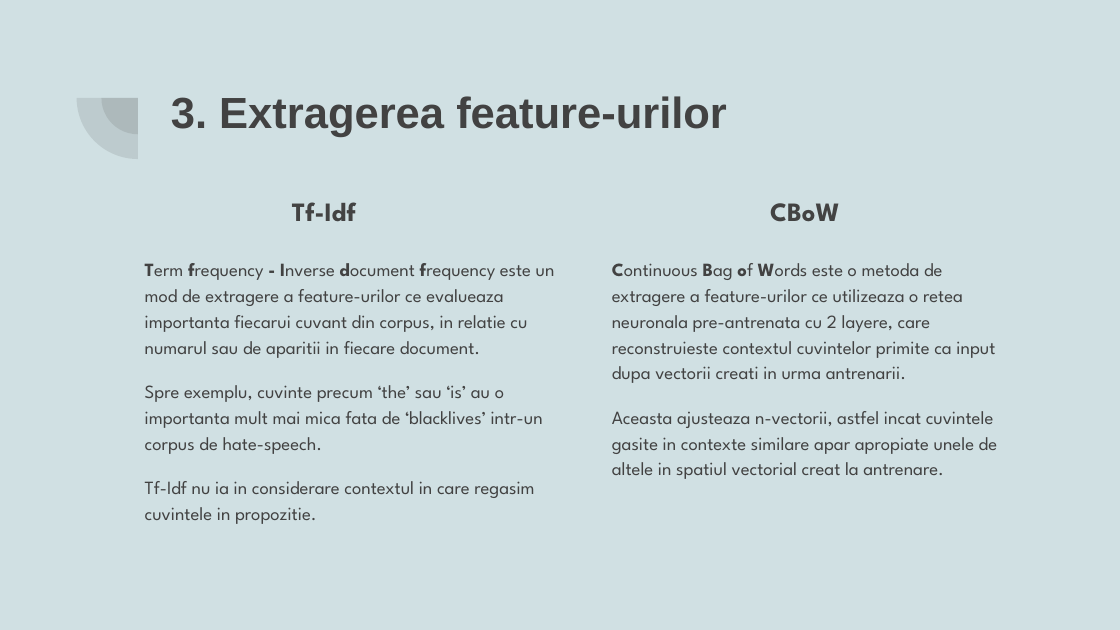
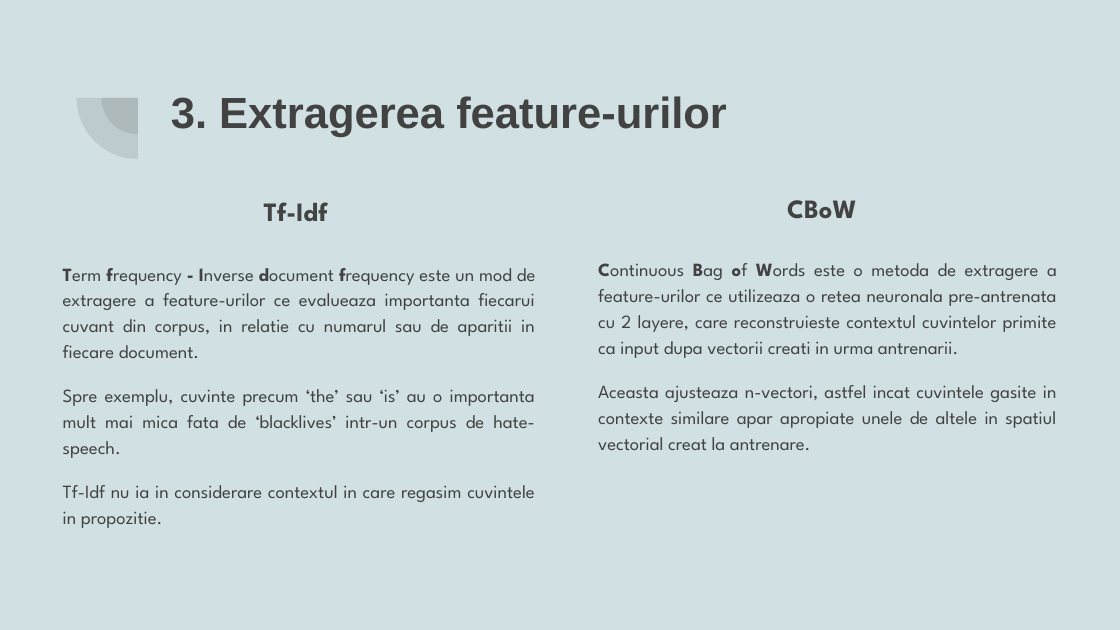
Before and after one commit to Cuciureanu-Dragos-Adrian/Foundations-of-NLP, a slide deck: slide 5 of Hate speech Analysis.pptx. Drawn at 1120x630 pixels with LibreOffice and Linux fonts; fonts in the diff are those of the drawing. Boxes give left, top, right and bottom in pixels: in the first picture for what was removed or moved away, otherwise in the second. Text is boxed around its words. In the diff, an @@ line names an element or a change of style, - is before the commit and + after.

```diff
--- a/Hate speech Analysis.pptx
+++ b/Hate speech Analysis.pptx
@@ text "Tf-Idf": place and size @@
-text "Tf-Idf" at [292,202,356,222]
+text "Tf-Idf" at [264,202,328,222]
@@ text "CBoW": place and size @@
-text "CBoW" at [770,203,840,222]
+text "CBoW" at [787,200,857,219]
@@ text "Term frequency - Inverse document ...": place and size @@
-text "Term frequency - Inverse document ..." at [145,263,555,524]
+text "Term frequency - Inverse document ..." at [63,268,536,528]
@@ text "Term frequency - Inverse document ..." at [63,268,536,528]: alignment left to justified @@
@@ text "Continuous Bag of Words este ...": place and size @@
-text "Continuous Bag of Words este ..." at [612,263,998,479]
+text "Continuous Bag of Words este ..." at [598,263,1057,450]
@@ text at [598,263,1057,358]: alignment left to justified @@
@@ text at [598,385,1057,450]: text changed @@
-Aceasta ajusteaza n-vectorii, astfel incat cuvintele gasite in contexte similare apar apropiate unele de altele in spatiul vectorial creat la antrenare.
+Aceasta ajusteaza n-vectori, astfel incat cuvintele gasite in contexte similare apar apropiate unele de altele in spatiul vectorial creat la antrenare.
```
Also in this commit, not shown: 6 other slides changed, 1 slide added, 2 other files.
